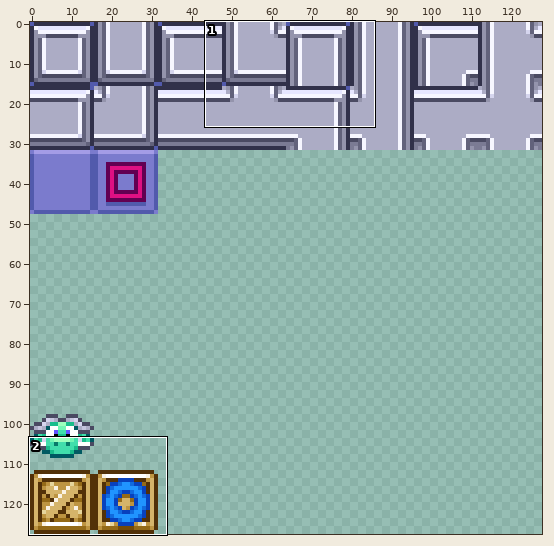
Sprite sheet: static/res/PreviewAtlas.png. The first picture is a wide view before the edit; the outline marks the close-up.
Close-up. Earlier state:
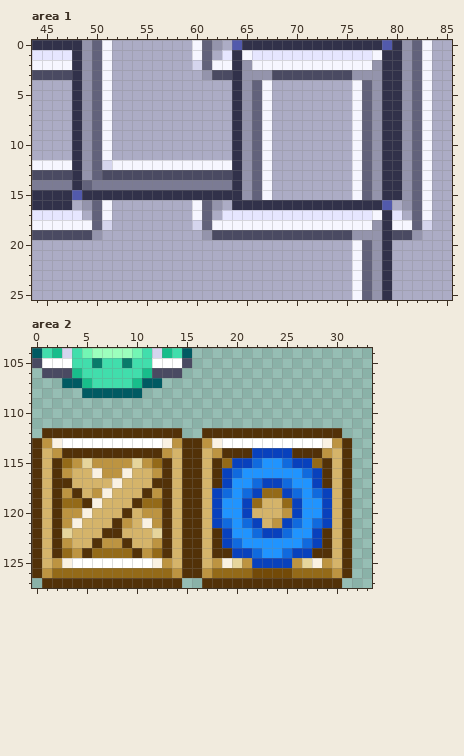
The file is 128x128 pixels. Shown: area 1: x 44..85, y 0..25; area 2: x 0..33, y 104..127. The commit also changed other parts of the picture, which this record leaves out.
New version:
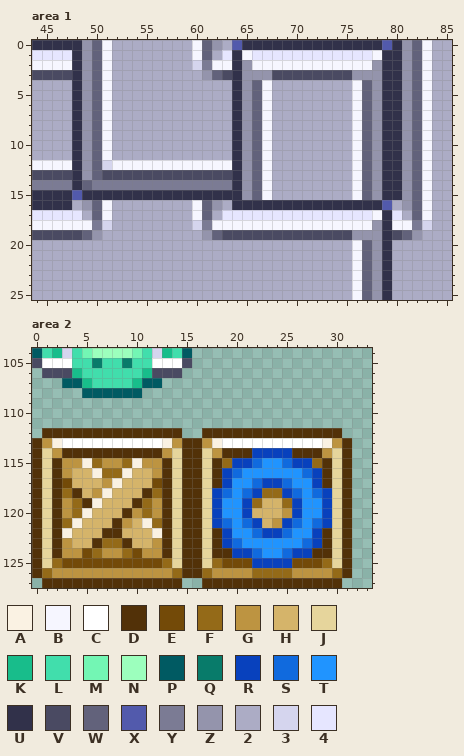
Palette (. is transparent): A #faf2e3  B #f6f6ff  C #ffffff  D #523108  E #734a08  F #946a18  G #bd9441  H #d5b46a  J #e6d59c  K #18bd8b  L #41deac  M #73f6b4  N #9cffbd  P #005a62  Q #087b6a  R #0841bd  S #106ade  T #2094ff  U #31314a  V #4a4a62  W #62627b  X #525aac  Y #7b7b94  Z #9494ac  2 #acacc5  3 #d5d5ee  4 #e6e6ff
Edits made:
{"where": "area 1"}
{"y":2,"x":61,"old":"W","new":"Y"}
{"y":3,"x":62,"old":"V","new":"W"}
{"y":18,"x":50,"old":"W","new":"Y"}
{"y":18,"x":61,"old":"W","new":"Y"}
{"y":18,"x":82,"old":"W","new":"Y"}
{"y":19,"x":49,"old":"V","new":"W"}
{"y":19,"x":62,"old":"V","new":"W"}
{"y":19,"x":81,"old":"V","new":"W"}
{"where": "area 2"}
{"y":114,"x":1,"old":"H","new":"J"}
{"y":114,"x":14,"old":"H","new":"J"}
{"y":114,"x":17,"old":"H","new":"J"}
{"y":114,"x":30,"old":"H","new":"J"}
{"y":115,"x":1,"old":"H","new":"J"}
{"y":115,"x":3,"old":"F","new":"G"}
{"y":115,"x":5,"old":"JG","new":"AF"}
{"y":115,"x":9,"old":"GJ","new":"FA"}
{"y":115,"x":12,"old":"F","new":"G"}
{"y":115,"x":14,"old":"H","new":"J"}
{"y":115,"x":17,"old":"H","new":"J"}
{"y":115,"x":30,"old":"H","new":"J"}
{"y":116,"x":1,"old":"H","new":"J"}
{"y":116,"x":7,"old":"GG","new":"FF"}
{"y":116,"x":14,"old":"H","new":"J"}
{"y":116,"x":17,"old":"H","new":"J"}
{"y":116,"x":30,"old":"H","new":"J"}
{"y":117,"x":1,"old":"H","new":"J"}
{"y":117,"x":3,"old":"D","new":"E"}
{"y":117,"x":7,"old":"H","new":"G"}
{"y":117,"x":12,"old":"D","new":"E"}
{"y":117,"x":14,"old":"H","new":"J"}
{"y":117,"x":17,"old":"H","new":"J"}
{"y":117,"x":30,"old":"H","new":"J"}
{"y":118,"x":1,"old":"H","new":"J"}
{"y":118,"x":3,"old":"G","new":"F"}
{"y":118,"x":12,"old":"G","new":"F"}
{"y":118,"x":14,"old":"H","new":"J"}
{"y":118,"x":17,"old":"H","new":"J"}
{"y":118,"x":30,"old":"H","new":"J"}
{"y":119,"x":1,"old":"H","new":"J"}
{"y":119,"x":3,"old":"F","new":"G"}
{"y":119,"x":12,"old":"F","new":"G"}
{"y":119,"x":14,"old":"H","new":"J"}
{"y":119,"x":17,"old":"H","new":"J"}
{"y":119,"x":30,"old":"H","new":"J"}
{"y":120,"x":1,"old":"H","new":"J"}
{"y":120,"x":4,"old":"G","new":"F"}
{"y":120,"x":10,"old":"HG","new":"GF"}
{"y":120,"x":14,"old":"H","new":"J"}
{"y":120,"x":17,"old":"H","new":"J"}
{"y":120,"x":30,"old":"H","new":"J"}
{"y":121,"x":1,"old":"H","new":"J"}
{"y":121,"x":3,"old":"G","new":"F"}
{"y":121,"x":12,"old":"G","new":"F"}
{"y":121,"x":14,"old":"H","new":"J"}
{"y":121,"x":17,"old":"H","new":"J"}
{"y":121,"x":30,"old":"H","new":"J"}
{"y":122,"x":1,"old":"H","new":"J"}
{"y":122,"x":3,"old":"J","new":"A"}
{"y":122,"x":12,"old":"J","new":"A"}
{"y":122,"x":14,"old":"H","new":"J"}
{"y":122,"x":17,"old":"H","new":"J"}
{"y":122,"x":30,"old":"H","new":"J"}
{"y":123,"x":1,"old":"H","new":"J"}
{"y":123,"x":7,"old":"GG","new":"FF"}
{"y":123,"x":14,"old":"H","new":"J"}
{"y":123,"x":17,"old":"H","new":"J"}
{"y":123,"x":30,"old":"H","new":"J"}
{"y":124,"x":1,"old":"H","new":"J"}
{"y":124,"x":3,"old":"F","new":"G"}
{"y":124,"x":5,"old":"D","new":"E"}
{"y":124,"x":7,"old":"FF","new":"GG"}
{"y":124,"x":10,"old":"D","new":"E"}
{"y":124,"x":12,"old":"F","new":"G"}
{"y":124,"x":14,"old":"H","new":"J"}
{"y":124,"x":17,"old":"H","new":"J"}
{"y":124,"x":30,"old":"H","new":"J"}
{"y":125,"x":1,"old":"HGACCCCCCCCAGH","new":"JFEEEEEEEEEEFJ"}
{"y":125,"x":17,"old":"HGAJG","new":"JFEEE"}
{"y":125,"x":26,"old":"GJAGH","new":"EEEFJ"}
{"y":126,"x":1,"old":"GFFFFFFFFFFFFG","new":"FGGGGGGGGGGGGF"}
{"y":126,"x":17,"old":"GFFFFEEEEFFFFG","new":"FGGGGFFFFGGGGF"}
{"label":"changed","picture_box":[202,60,222,80]}
{"label":"changed","picture_box":[82,220,102,240]}
{"label":"changed","picture_box":[202,220,222,240]}
{"label":"changed","picture_box":[402,220,422,240]}
{"label":"changed","picture_box":[42,448,342,578]}
